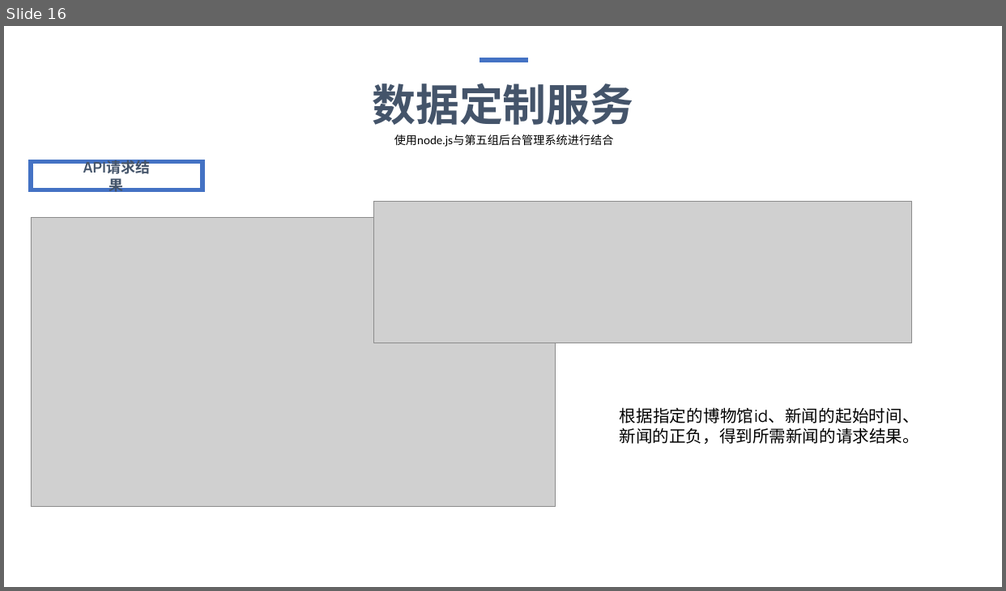
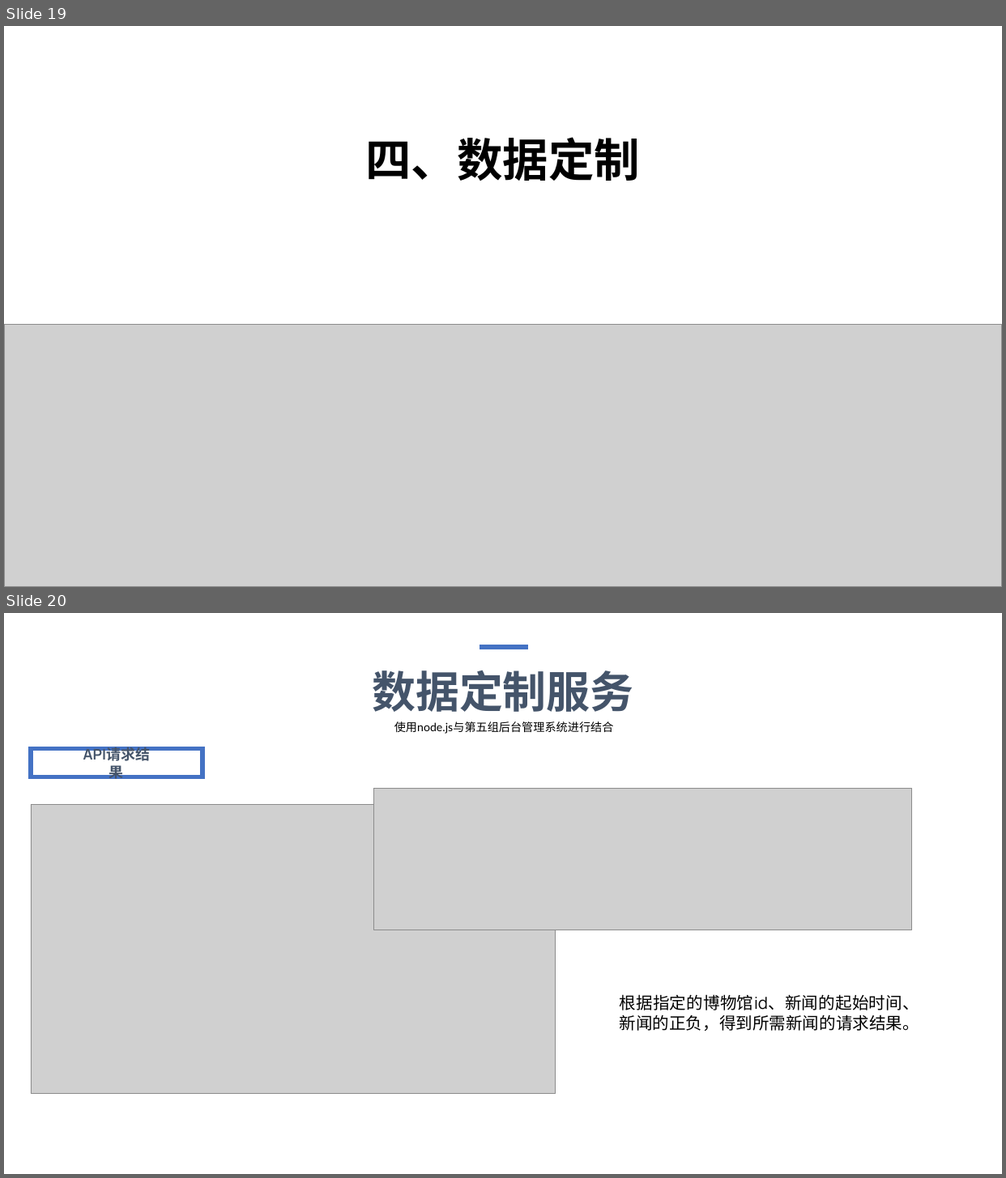
Before and after one commit to Ice-Jeffrey/Museum_News_Collection, a slide deck: 博物馆新闻采集分析子系统.pptx. Shown one above the other, each under a label of ours: slide 16 before the commit, slides 19 and 20 after it. The pictures are 1006x591 and 1006x1178 pixels, drawn with LibreOffice and Linux fonts; fonts in the diff are those of the drawing; grey boxes stand for pictures. Boxes give left, top, right and bottom in pixels: in the first picture for what was removed or moved away, otherwise in the second. Text is boxed around its words. In the diff, an @@ line names an element or a change of style, - is before the commit and + after.

```diff
--- a/博物馆新闻采集分析子系统.pptx
+++ b/博物馆新闻采集分析子系统.pptx
@@ slide 19 added at [4, 26, 1002, 587], background #FFFFFF @@
@@ text added at [365, 137, 640, 181], 44 pt, text #000000, bold @@
+四、数据定制
@@ picture added at [4, 325, 1002, 587] @@
@@ what was slide 16 is now slide 20 @@
```
Also in this commit, not shown: 2 slides changed, 3 other slides added, 1 other file.
